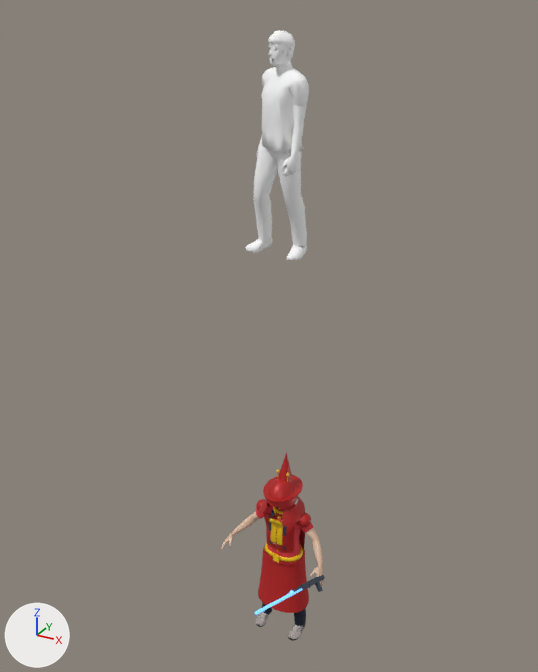
Two versions of the glTF model public/models/avatar-a.glb, one commit apart.
One viewpoint serves both versions: a 50 mm lens placed at (9.49, -18.07, 6.57), pointed at (-0.07, -0.68, -2.13). Lighting does not change. The marker at lower left points along +X, +Y and +Z. The picture after the commit comes second. Where no turn or scale is listed for an object, it has been applied to the vertices. Vertices at exactly the same position are counted once.

The older version as bpy lines, for what is in view:
```python
ob_body_1 = bpy.data.objects.new('body_1', me_mesh_29)
ob_body_1.location = (0.0, 0.0, 0.0)
ob_body_2 = bpy.data.objects.new('body_2', me_mesh_30)
ob_body_2.location = (0.0, 0.0, 0.0)
ob_body_3 = bpy.data.objects.new('body_3', me_mesh_31)
ob_body_3.location = (0.0, 0.0, 0.0)
ob_body_4 = bpy.data.objects.new('body_4', me_mesh_32)
ob_body_4.location = (0.0, 0.0, 0.0)
ob_cos_belt = bpy.data.objects.new('cos_belt', me_mesh_18)
ob_cos_belt.location = (0.0, 0.2, -10.46)
ob_cos_hood = bpy.data.objects.new('cos_hood', me_mesh_12)
ob_cos_hood.parent = ob_head_parts
ob_cos_hood.location = (0.0, -0.0133, 0.138)
ob_cos_hood.scale = (0.815, 0.815, 0.815)
ob_cos_robe = bpy.data.objects.new('cos_robe', me_mesh_22)
ob_cos_robe.parent = ob_node_78
ob_cos_robe.location = (-0.00422, 0.121, -1.4)
ob_cos_robe.scale = (1.42, 1.42, 1.42)
ob_cos_saber = bpy.data.objects.new('cos_saber', me_mesh_0)
ob_cos_saber.location = (1.78, -0.98, -10.16)
ob_lod = bpy.data.objects.new('lod', me_mesh_41)
ob_lod.location = (-0.13, -0.01, 3.05)
```
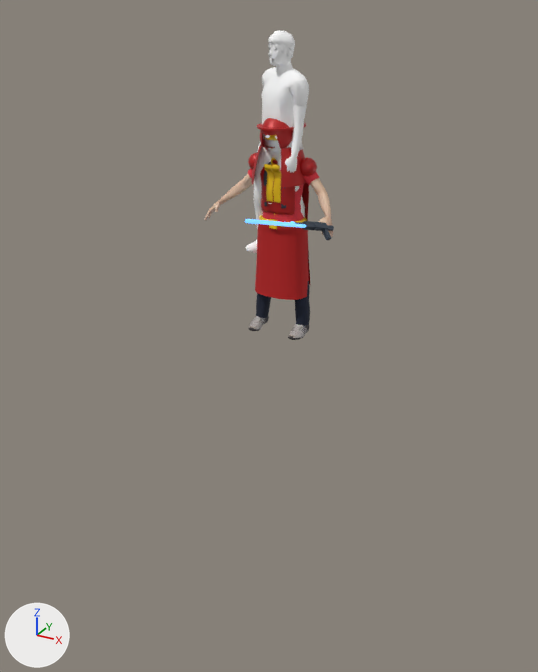
ob_head_parts is not drawn itself; it is the parent of ob_cos_hood.
ob_torso_parts is not drawn itself; it is the parent of ob_torso_fit.

Where the newer file only moved an object's origin or applied its transform, the numbers keep the older frame.

What differs and where, as boxes [x1, y1, x2, y2] in the pictures (538 x 672 px; the box of a moved part takes in the faces that stretch with it):
'cos_robe', reshaped, moved, rescaled (8% wider, 13% taller)
    before: [258, 546, 309, 613]
    after: [255, 224, 310, 300]
'cos_hood', reshaped, moved, rescaled (19% wider, 42% taller)
    before: [259, 478, 305, 527]
    after: [251, 118, 306, 188]
'body_1', moved
    before: [220, 506, 324, 587]
    after: [204, 174, 333, 237]
'cos_chest', moved
    before: [264, 512, 295, 553]
    after: [260, 160, 295, 215]
'body_2', moved
    before: [256, 504, 313, 562]
    after: [248, 168, 319, 222]
'body_3', moved (mostly hidden before)
    before: [262, 552, 306, 626]
    after: [256, 281, 310, 325]
'cos_scarf', moved
    before: [269, 507, 283, 545]
    after: [264, 157, 281, 203]
'body_4', moved
    before: [256, 611, 306, 641]
    after: [249, 316, 309, 340]
'cos_hat', moved
    before: [263, 452, 303, 503]
    after: [257, 122, 306, 131]
'cos_pads', moved
    before: [256, 499, 311, 528]
    after: [248, 153, 317, 176]
'cos_saber_blade', moved
    before: [255, 588, 302, 615]
    after: [245, 219, 306, 228]
'cos_blaster', moved
    before: [292, 576, 323, 592]
    after: [295, 221, 331, 240]
'cos_belt', moved
    before: [265, 542, 303, 563]
    after: [259, 216, 307, 229]
'cos_cape', moved (mostly hidden)
    before: [299, 529, 305, 556]
    after: [302, 183, 310, 284]
'cos_pack', moved
    before: [269, 510, 287, 549]
    after: [264, 162, 286, 208]
'cos_saber', moved
    before: [308, 575, 325, 588]
    after: [313, 224, 334, 231]
'cos_helmet_visor', moved (not visible before)
    after: [265, 135, 277, 140]
'cos_antenna', moved (not visible afterwards)
    before: [276, 469, 289, 482]
part 1 of me_mesh_12, moved or reshaped
    before: [267, 478, 291, 507]
    after: [261, 118, 288, 135]
part 2 of me_mesh_12, moved or reshaped
    before: [259, 478, 305, 527]
    after: [251, 126, 306, 188]

Edits to the bpy script that builds the scene:
```text
Change me_mesh_12:
    used by ob_cos_hood; parent = ob_head_parts; location = (0.0, -0.0133, 0.138); scale = (0.815, 0.815, 0.815)
    remove me_mesh_12.from_pydata(...)  # 833 vertices, 1502 faces; spans x -0.91..0.91, y -1.0..1.0, z -0.78..0.78
    add me_mesh_12.from_pydata(...)  # 833 vertices, 1502 faces; spans x -0.82..0.82, y -0.91..0.91, z -1.0..1.0
    me_mesh_12 part 1: the loose piece of 313 vertices spanning x -0.48..0.48, y -0.92..0.18, z -0.02..0.78 is scaled about its middle by (0.905, 0.905, 0.689), then moved by (0.0, 0.04, 0.34)
    me_mesh_12 part 2: 520 of 833 vertices moved; they spanned x -0.91..0.91, y -1.0..1.0, z -0.78..0.72 and now span x -0.82..0.82, y -0.91..0.91, z -1.0..0.95; mean shift (0.0, 0.0, 0.32); largest move (0.56, -0.41, -0.01) -> (0.51, -0.37, 0.45)
Change me_mesh_18:
    remove me_mesh_18.from_pydata(...)  # 482 vertices, 960 faces; spans x -0.698..0.698, y -0.56..0.56, z -0.118..0.118
    add me_mesh_18.from_pydata(...)  # 482 vertices, 960 faces; spans x -0.695..0.701, y -0.835..0.285, z 11.525..11.761
    me_mesh_18 part 3: the whole mesh is moved by (0.003, -0.275, 11.643)
Change me_mesh_22:
    used by ob_cos_robe; parent = ob_node_78; location = (-0.00422, 0.121, -1.4); scale = (1.42, 1.42, 1.42)
    remove me_mesh_22.from_pydata(...)  # 2644 vertices, 5152 faces; spans x -1.0..1.0, y -0.77..0.77, z -0.81..0.81
    add me_mesh_22.from_pydata(...)  # 2644 vertices, 5152 faces; spans x -0.82..0.82, y -0.61..0.6, z -0.95..1.14
    me_mesh_22 part 4: 2644 of 2644 vertices moved; they spanned x -1.0..1.0, y -0.77..0.77, z -0.81..0.81 and now span x -0.82..0.82, y -0.61..0.6, z -0.95..1.14; mean shift (0.0, 0.0, 0.09)
Change me_mesh_29:
    remove me_mesh_29.from_pydata(...)  # 8505 vertices, 16900 faces; spans x -1.93..1.93, y -0.94..0.49, z -13.15..-7.77
    add me_mesh_29.from_pydata(...)  # 8505 vertices, 16900 faces; spans x -1.93..1.94, y -1.22..0.22, z -1.5..3.87
    me_mesh_29 part 5: the whole mesh is moved by (0.0, -0.27, 11.64)
Change me_mesh_30:
    remove me_mesh_30.from_pydata(...)  # 2822 vertices, 5456 faces; spans x -1.1..1.06, y -0.24..0.72, z -10.64..-8.6
    add me_mesh_30.from_pydata(...)  # 2822 vertices, 5456 faces; spans x -1.1..1.06, y -0.51..0.44, z 1.0..3.05
    me_mesh_30 part 6: the whole mesh is moved by (0.0, -0.27, 11.64)
Change me_mesh_31:
    remove me_mesh_31.from_pydata(...)  # 886 vertices, 1712 faces; spans x -0.85..0.86, y -0.14..0.7, z -13.49..-10.28
    add me_mesh_31.from_pydata(...)  # 886 vertices, 1712 faces; spans x -0.84..0.87, y -0.41..0.43, z -1.85..1.37
    me_mesh_31 part 7: the whole mesh is moved by (0.0, -0.27, 11.64)
Change me_mesh_32:
    remove me_mesh_32.from_pydata(...)  # 1419 vertices, 2656 faces; spans x -0.88..0.88, y -0.43..0.52, z -13.77..-13.38
    add me_mesh_32.from_pydata(...)  # 1419 vertices, 2656 faces; spans x -0.87..0.88, y -0.71..0.24, z -2.13..-1.74
    me_mesh_32 part 8: the whole mesh is moved by (0.0, -0.27, 11.64)
Change ob_cos_saber:
    ob_cos_saber.location: (1.78, -0.98, -10.16) -> (1.79, -1.26, 1.49)
Change ob_cos_saber_blade:
    ob_cos_saber_blade.location: (1.45, -2.55, -9.74) -> (1.45, -2.82, 1.91)
Change ob_cos_blaster:
    ob_cos_blaster.location: (1.69, -1.42, -10.04) -> (1.69, -1.7, 1.61)
Change ob_cos_blaster_tip:
    ob_cos_blaster_tip.location: (1.52, -2.12, -9.83) -> (1.52, -2.4, 1.82)
Change ob_head_parts:
    ob_head_parts.location: (0.0, 0.182, -8.269) -> (0.00311, -0.0935, 3.374)
Change ob_cos_helmet_visor:
    ob_cos_helmet_visor.location: (0.0, -0.25, -8.08) -> (0.0, -0.53, 3.56)
Change ob_cos_hat:
    ob_cos_hat.location: (0.0, 0.15, -7.32) -> (0.0, -0.12, 4.32)
Change ob_cos_antenna:
    ob_cos_antenna.location: (0.0, 0.12, -7.68) -> (0.0, -0.16, 4.13)
Change ob_cos_hood:
    ob_cos_hood.location: (0.0, -0.0133, 0.138) -> (0.0, -0.0133, -0.184)
    ob_cos_hood.scale: (0.815, 0.815, 0.815) -> (0.9, 0.9, 0.9)
Change ob_torso_parts:
    ob_torso_parts.location: (0.0, 0.424, -9.773) -> (0.00311, 0.149, 1.87)
Change ob_cos_cape:
    ob_cos_cape.location: (0.0, 0.67, -10.64) -> (0.0, 0.4, 1.0)
Change ob_cos_chest:
    ob_cos_chest.location: (-0.01, 0.1, -9.48) -> (0.0, -0.17, 2.16)
Change ob_cos_pads:
    ob_cos_pads.location: (0.0, 0.19, -8.93) -> (0.0, -0.08, 2.71)
Change ob_cos_robe:
    remove ob_cos_robe.parent = ob_node_78
    ob_cos_robe.scale: (1.42, 1.42, 1.42) -> (1.0, 1.0, 1.0)
    ob_cos_robe.location: (-0.00422, 0.121, -1.4) -> (0.0, 0.0, 0.0)
Change ob_cos_scarf:
    ob_cos_scarf.location: (0.0, 0.03, -9.28) -> (0.0, -0.25, 2.36)
Change ob_cos_shirtfront:
    ob_cos_shirtfront.location: (0.0, -0.08, -9.11) -> (0.0, -0.36, 2.53)
Change ob_cos_tie:
    ob_cos_tie.location: (0.0, -0.16, -9.57) -> (0.0, -0.43, 2.08)
Change ob_cos_pack:
    ob_cos_pack.location: (0.0, 0.43, -9.68) -> (0.0, 0.15, 1.96)
Change ob_badge:
    ob_badge.location: (-0.02, -0.26, -9.74) -> (-0.02, -0.54, 1.9)
Change ob_lanyard_m:
    ob_lanyard_m.location: (-0.02, 0.09, -9.08) -> (-0.02, -0.18, 2.57)
```
